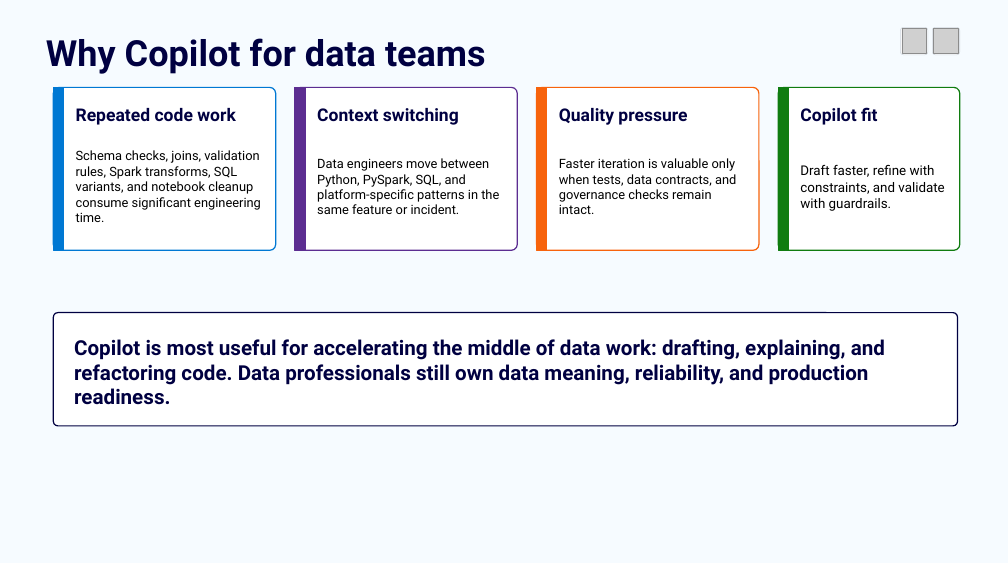
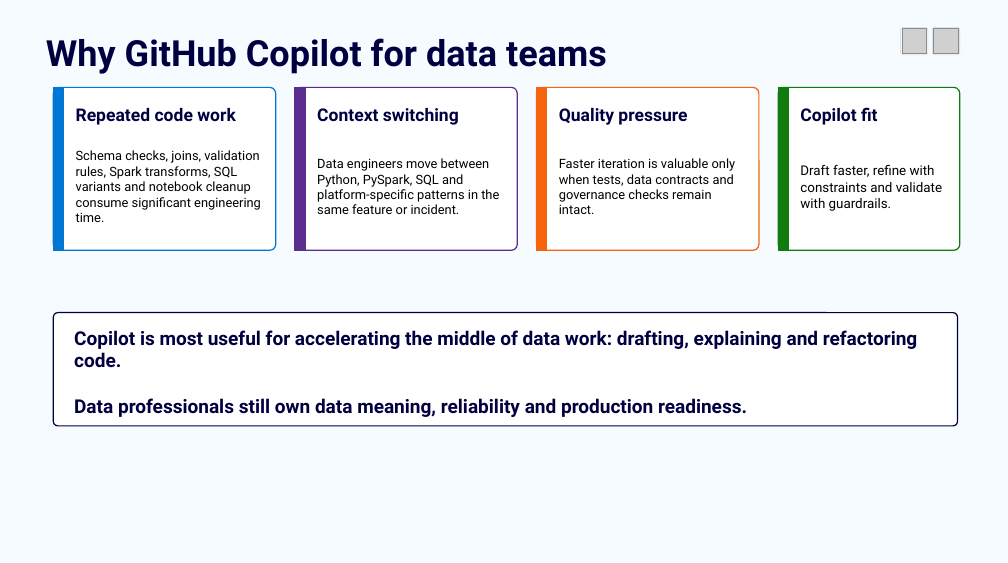
Before and after one commit to jordanbean-msft/github-copilot-for-data-professionals, a slide deck: slide 2 of deck/github-copilot-for-data-professionals.pptx. Drawn at 1008x563 pixels with LibreOffice and Linux fonts; fonts in the diff are those of the drawing; grey boxes stand for pictures; background and template pictures are left out. Boxes give left, top, right and bottom in pixels: in the first picture for what was removed or moved away, otherwise in the second. Text is boxed around its words. In the diff, an @@ line names an element or a change of style, - is before the commit and + after.

```diff
--- a/deck/github-copilot-for-data-professionals.pptx
+++ b/deck/github-copilot-for-data-professionals.pptx
@@ text at (x1=46, y1=38, x2=607, y2=74): text changed @@
-Why Copilot for data teams
+Why GitHub Copilot for data teams
@@ text at (x1=76, y1=150, x2=261, y2=222): text changed @@
-Schema checks, joins, validation rules, Spark transforms, SQL variants, and notebook cleanup consume significant engineering time.
+Schema checks, joins, validation rules, Spark transforms, SQL variants and notebook cleanup consume significant engineering time.
@@ text at (x1=317, y1=158, x2=499, y2=214): text changed @@
-Data engineers move between Python, PySpark, SQL, and platform-specific patterns in the same feature or incident.
+Data engineers move between Python, PySpark, SQL and platform-specific patterns in the same feature or incident.
@@ text at (x1=559, y1=158, x2=736, y2=214): text changed @@
-Faster iteration is valuable only when tests, data contracts, and governance checks remain intact.
+Faster iteration is valuable only when tests, data contracts and governance checks remain intact.
@@ text at (x1=800, y1=165, x2=942, y2=211): text changed @@
-Draft faster, refine with constraints, and validate with guardrails.
+Draft faster, refine with constraints and validate with guardrails.
@@ text at (x1=74, y1=330, x2=917, y2=417): text changed; size 20 to 18.5 pt @@
-Copilot is most useful for accelerating the middle of data work: drafting, explaining, and refactoring code. Data professionals still own data meaning, reliability, and production readiness.
+Copilot is most useful for accelerating the middle of data work: drafting, explaining and refactoring code.
+Data professionals still own data meaning, reliability and production readiness.
```
Also in this commit, not shown: 10 other slides changed, 4 other files.
